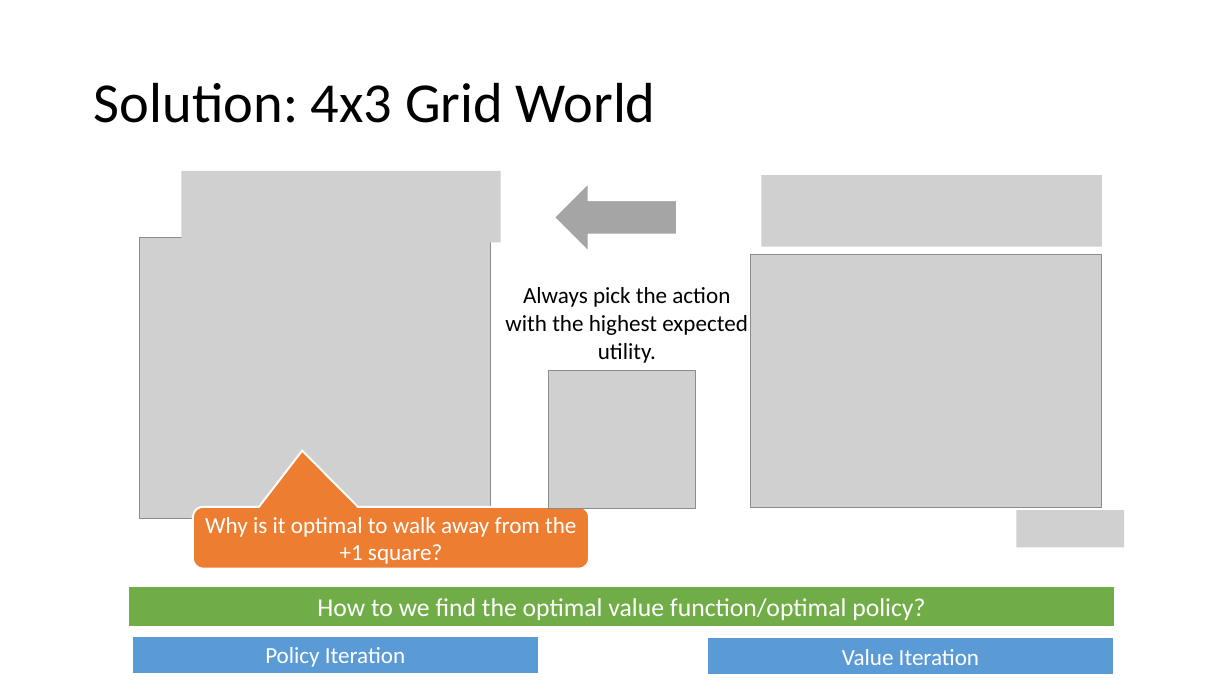
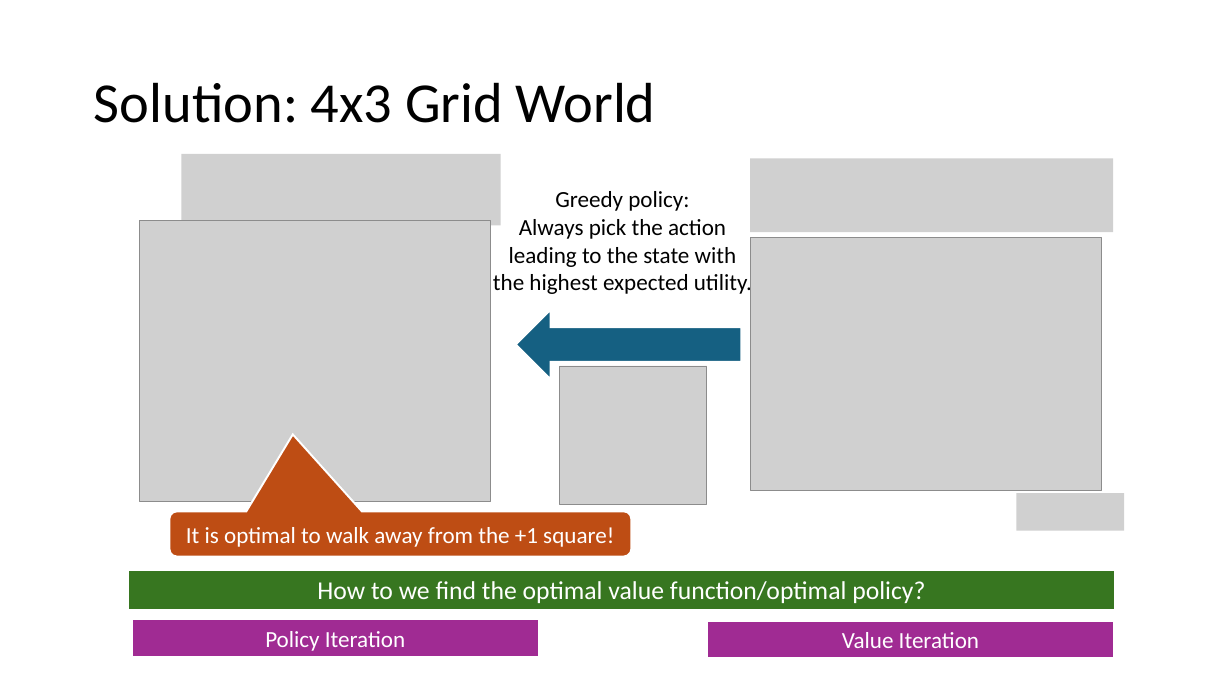
Before and after one commit to mhahsler/CS7320-AI, a slide deck: slide 9 of slides/22_Reinforcement_Learning.pptx (slide 8 before the commit). Drawn at 1232x693 pixels with LibreOffice and Linux fonts; fonts in the diff are those of the drawing; grey boxes stand for pictures. Boxes give left, top, right and bottom in pixels: in the first picture for what was removed or moved away, otherwise in the second. Text is boxed around its words. In the diff, an @@ line names an element or a change of style, - is before the commit and + after.

```diff
--- a/slides/22_Reinforcement_Learning.pptx
+++ b/slides/22_Reinforcement_Learning.pptx
@@ picture resized from (x1=762, y1=176, x2=1103, y2=247) to (x1=750, y1=158, x2=1114, y2=232) @@
@@ text at (x1=493, y1=191, x2=752, y2=297): text changed @@
-Always pick the action with the highest expected utility.
+Greedy policy:
+Always pick the action leading to the state with the highest expected utility.
@@ right arrow resized from (x1=555, y1=183, x2=677, y2=252) to (x1=516, y1=310, x2=741, y2=379) @@
@@ right arrow at (x1=516, y1=310, x2=741, y2=379): fill #A5A5A5 to #156082 @@
@@ picture moved from (x1=548, y1=370, x2=695, y2=508) to (x1=560, y1=366, x2=707, y2=505) @@
@@ 4 pictures, 1 rectangle moved together from (x1=140, y1=171, x2=1125, y2=675) to (x1=140, y1=154, x2=1125, y2=658) @@
@@ rounded speech box "It is optimal to walk ..." resized from (x1=193, y1=507, x2=590, y2=569) to (x1=169, y1=511, x2=631, y2=556) @@
@@ rounded speech box "It is optimal to walk ..." at (x1=169, y1=511, x2=631, y2=556): fill #ED7D31 to #BE4D14; proportions changed @@
@@ text in rounded speech box at (x1=186, y1=527, x2=614, y2=547): text changed @@
-Why is it optimal to walk away from the +1 square?
+It is optimal to walk away from the +1 square!
@@ rectangle "How to we find the ..." moved from (x1=128, y1=587, x2=1116, y2=628) to (x1=128, y1=569, x2=1116, y2=610) @@
@@ rectangle "How to we find the ..." at (x1=128, y1=569, x2=1116, y2=610): fill #70AD47 to #377620 @@
@@ rectangle "Policy Iteration" at (x1=131, y1=619, x2=539, y2=656): fill #5B9BD5 to #A02B93 @@
@@ rectangle "Policy Iteration" moved from (x1=131, y1=637, x2=539, y2=674) to (x1=131, y1=619, x2=539, y2=656) @@
@@ rectangle "Value Iteration" at (x1=707, y1=621, x2=1115, y2=658): fill #5B9BD5 to #A02B93 @@
```
Also in this commit, not shown: 17 other slides changed, 1 slide added, 30 other files.
